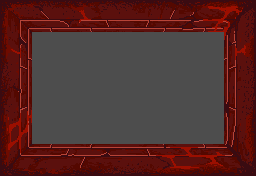
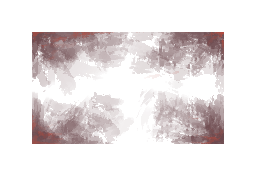
Layer changes from the first 256px x 176px image to the second:
added group "dirts" (1st of 2) (75%) with 4 layers above "border" over [32, 32, 224, 144]
added layer "dirts" (2nd of 2, in "dirts") in group "dirts" over [32, 32, 224, 144]
moved "ver2" into group "border" over [0, 0, 256, 176]
hid "Background" over [0, 0, 256, 176]
